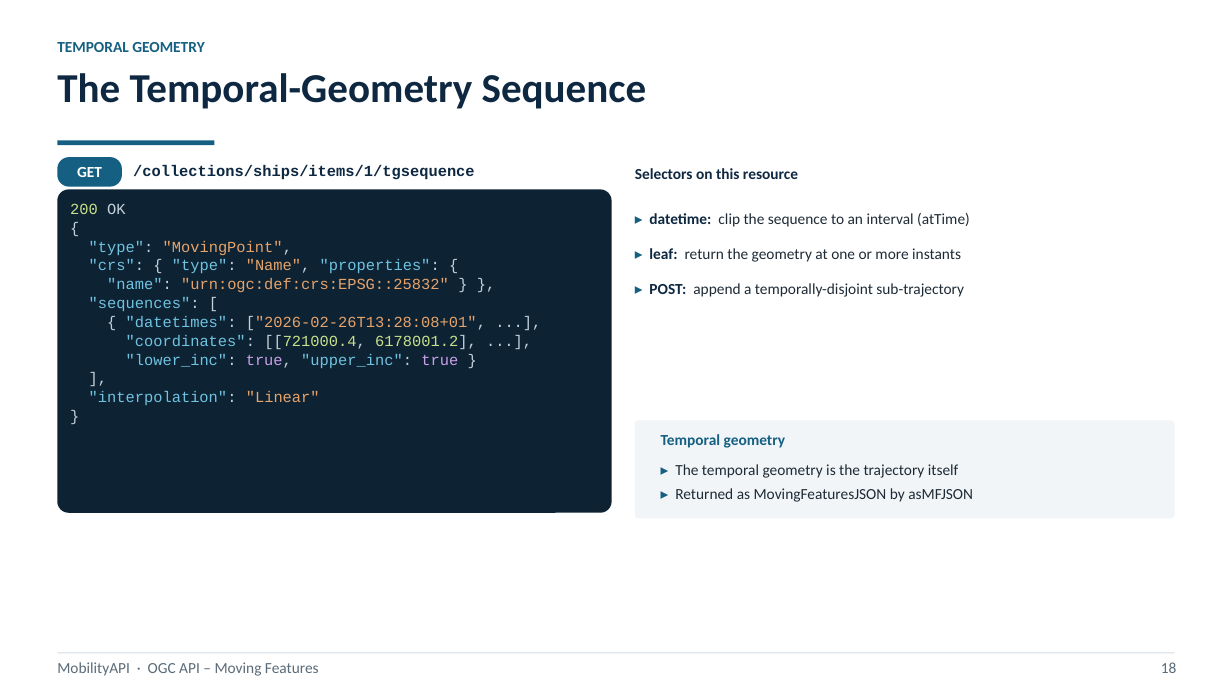
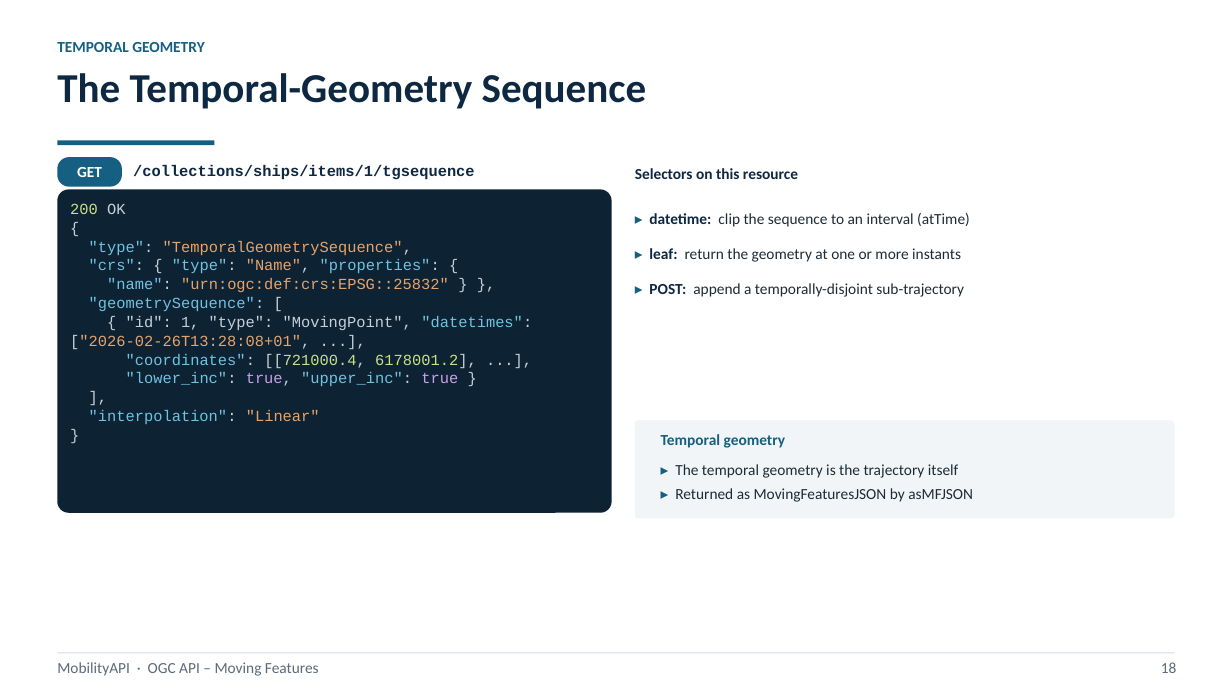
Before and after one commit to MobilityDB/MobilityAPI, a slide deck: slide 18 of MobilityAPIV6.pptx. Drawn at 1232x693 pixels with LibreOffice and Linux fonts; fonts in the diff are those of the drawing. Boxes give left, top, right and bottom in pixels: in the first picture for what was removed or moved away, otherwise in the second. Text is boxed around its words. In the diff, an @@ line names an element or a change of style, - is before the commit and + after.

Commit message:
Align the V6 deck with the implemented Go tier and link the Python implementation
The temporal-properties slide presents user-supplied stored attributes, the
temporal-geometry slide shows the TemporalGeometrySequence envelope with member
ids, the derived-measure paths address a 1-based member index, and the references
slide links the Python implementation at github.com/MobilityDB/MobilityAPI-Python.

```diff
--- a/MobilityAPIV6.pptx
+++ b/MobilityAPIV6.pptx
@@ text at (x1=89, y1=241, x2=413, y2=255): text changed @@
-"type": "MovingPoint",
+"type": "TemporalGeometrySequence",
@@ text at (x1=70, y1=297, x2=532, y2=349): text changed; text colour #E6A36A to #C2D0DA @@
-"sequences": [
-{ "datetimes": ["2026-02-26T13:28:08+01", ...],
+"geometrySequence": [
+{ "id": 1, "type": "MovingPoint", "datetimes": ["2026-02-26T13:28:08+01", ...],
```
Also in this commit, not shown: 3 other slides changed, 1 other file.
